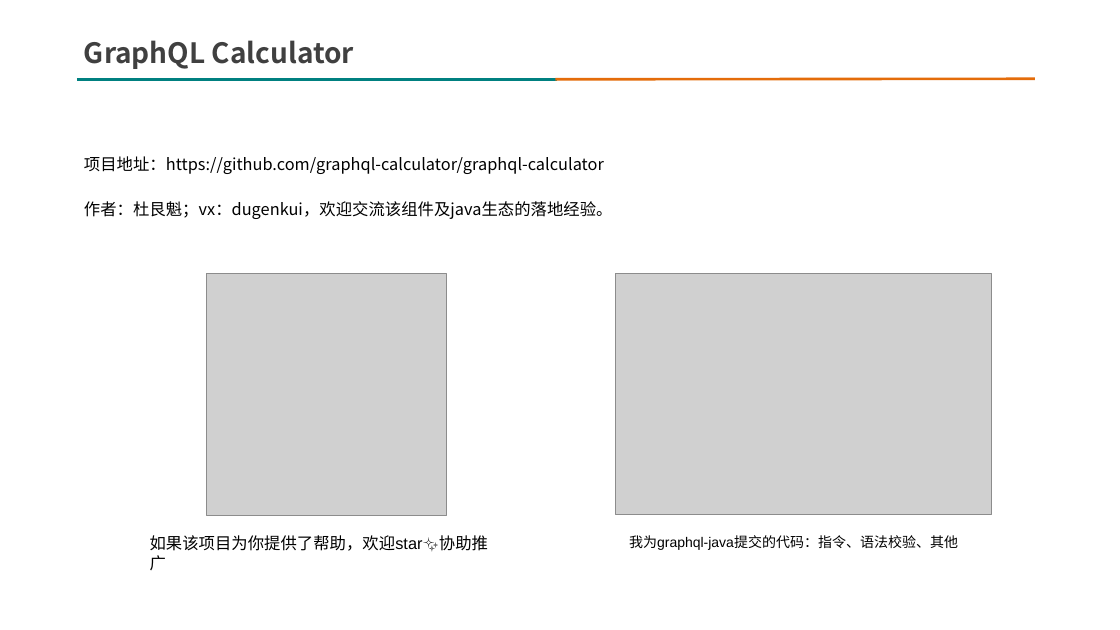
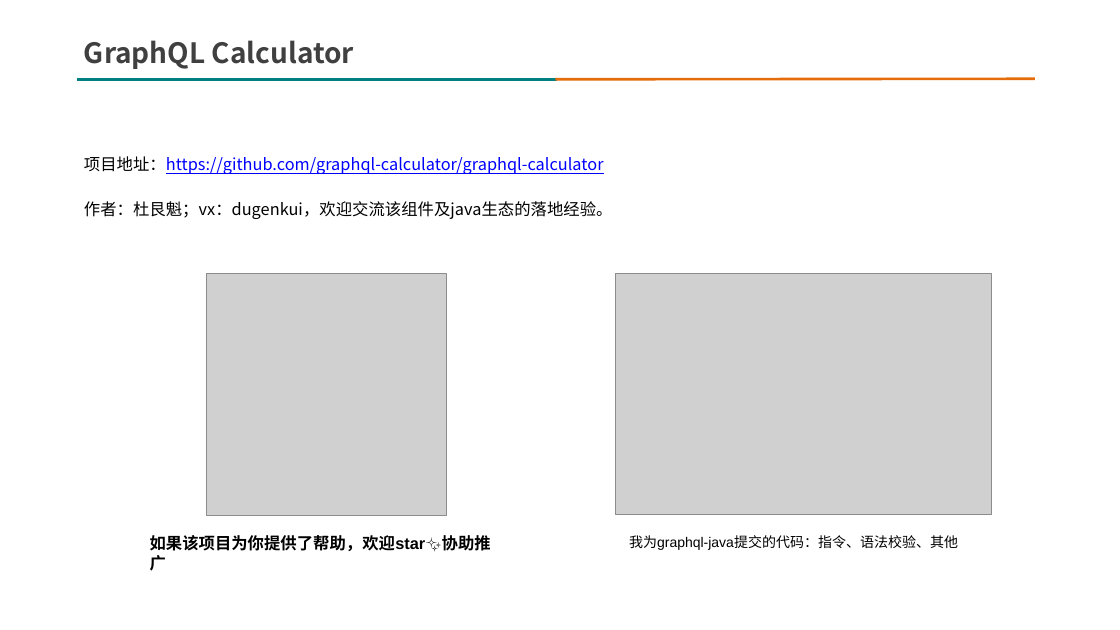
Before and after one commit to graphql-calculator/graphql-calculator, a slide deck: slide 10 of static/Introduction to GraphQl Calculator.pptx. Drawn at 1120x630 pixels with LibreOffice and Linux fonts; fonts in the diff are those of the drawing; grey boxes stand for pictures. Boxes give left, top, right and bottom in pixels: in the first picture for what was removed or moved away, otherwise in the second. Text is boxed around its words. In the diff, an @@ line names an element or a change of style, - is before the commit and + after.

```diff
--- a/static/Introduction to GraphQl Calculator.pptx
+++ b/static/Introduction to GraphQl Calculator.pptx
@@ text at bbox=[84, 156, 604, 174]: text colour #000000 to #0000FF, underline on in "项目地址：https://github.com/graphql-calculator/graphql-calculato ..." @@
@@ text "如果该项目为你提供了帮助，欢迎star✨协助推广" at bbox=[150, 535, 491, 571]: bold on @@
```
Also in this commit, not shown: 6 other slides changed.
